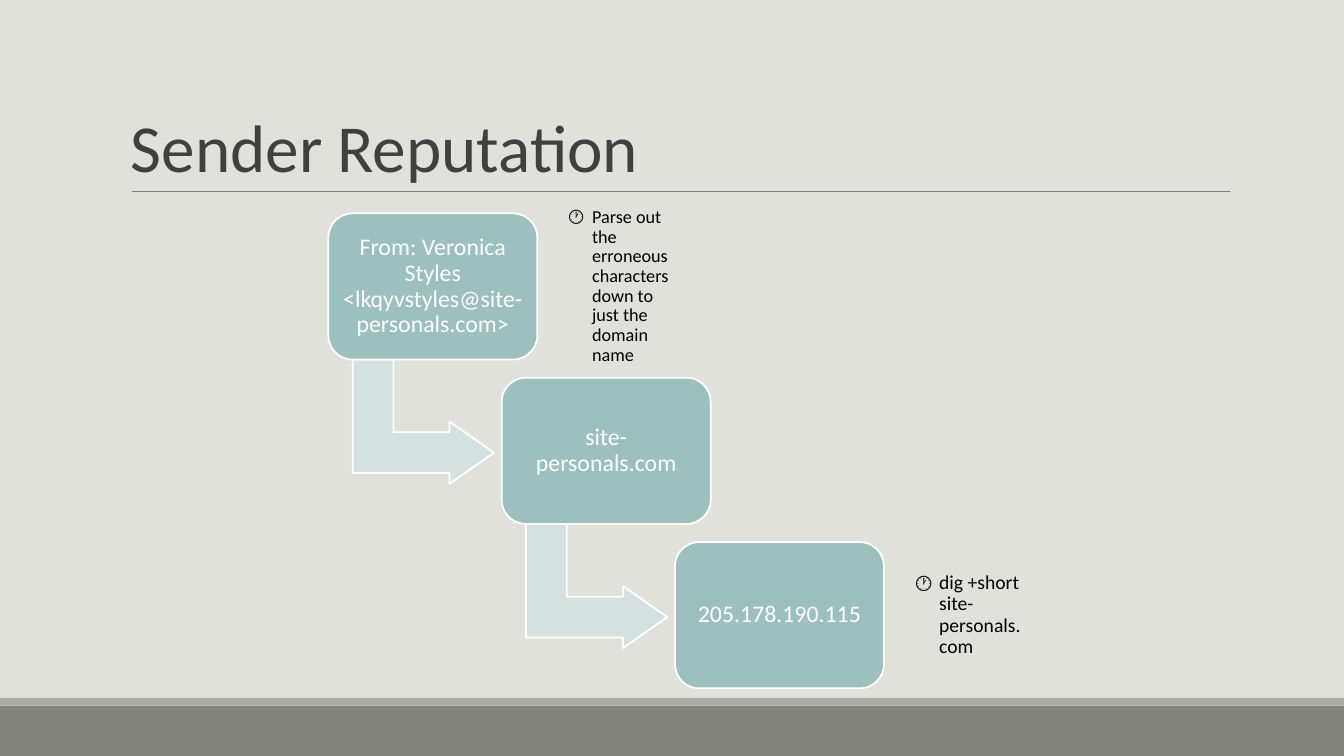
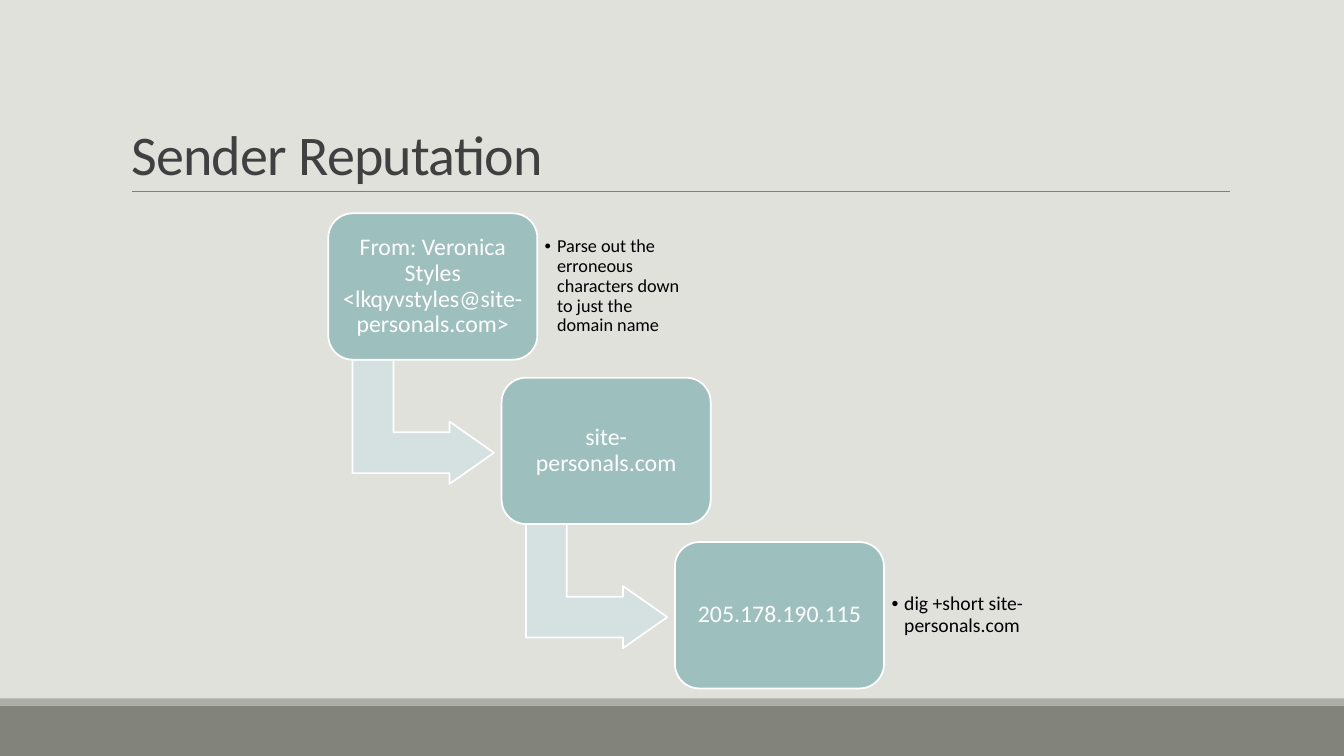
Before and after one commit to bmtober/ec4747-alt, a slide deck: slide 8 of presentation/EC4747Presentation.pptx. Drawn at 1344x756 pixels with LibreOffice and Linux fonts; fonts in the diff are those of the drawing. Boxes give left, top, right and bottom in pixels: in the first picture for what was removed or moved away, otherwise in the second. Text is boxed around its words. In the diff, an @@ line names an element or a change of style, - is before the commit and + after.

```diff
--- a/presentation/EC4747Presentation.pptx
+++ b/presentation/EC4747Presentation.pptx
@@ title "Sender Reputation" at (x1=131, y1=136, x2=542, y2=184): size 48 to 40 pt, letter spacing 0 to -0.5 pt @@
@@ text "Parse out the erroneous characters ..." at (x1=557, y1=239, x2=680, y2=331): bullet 🕐 to ••; more space between paragraphs @@
@@ text "dig +short site-personals.com" at (x1=904, y1=596, x2=1023, y2=635): bullet 🕐 to ••; more space between paragraphs @@
```
Also in this commit, not shown: 32 other slides changed, 8 slides added, 7 slides removed, 1 other file.
